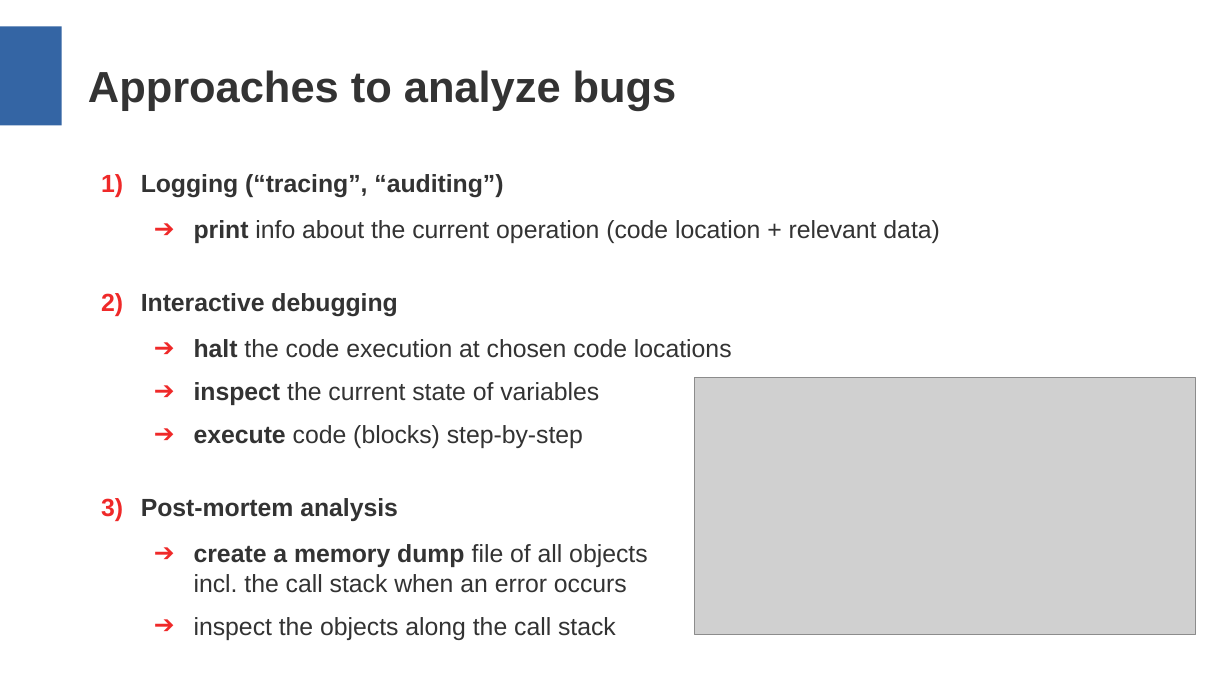
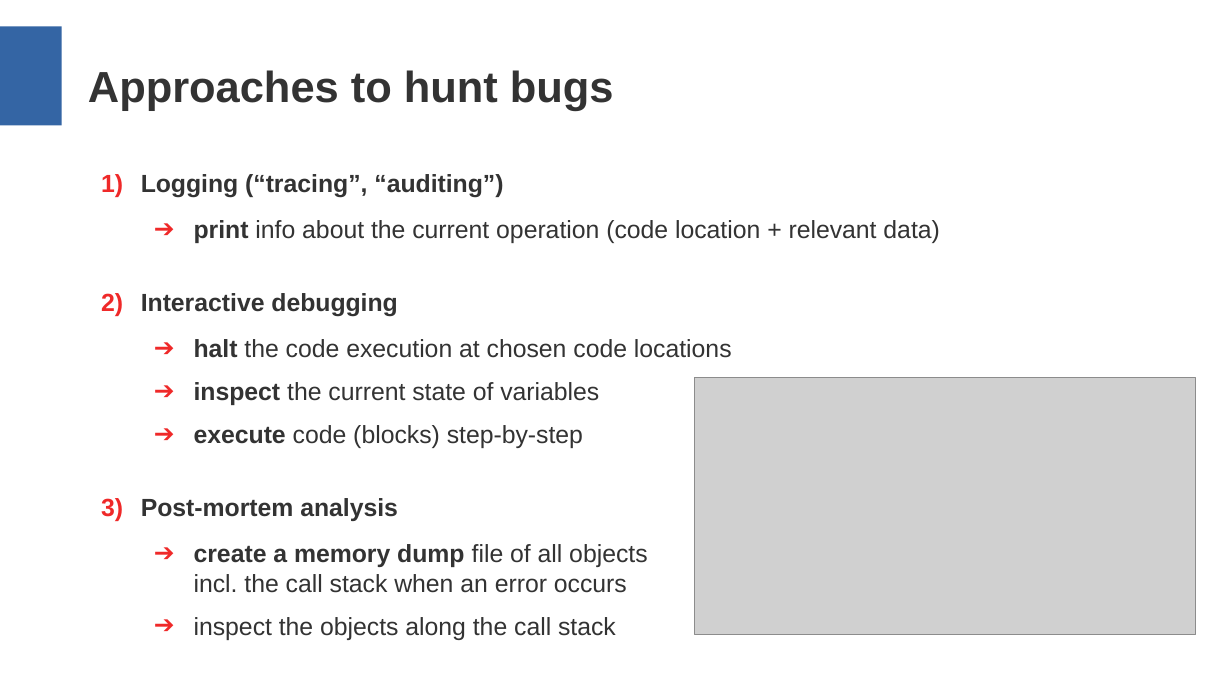
Before and after one commit to aryoda/R_shiny_post_mortem_analysis_training, a slide deck: slide 6 of Training slides.odp (slide 5 before the commit). Drawn at 1232x693 pixels with LibreOffice and Linux fonts; fonts in the diff are those of the drawing; grey boxes stand for pictures. Boxes give left, top, right and bottom in pixels: in the first picture for what was removed or moved away, otherwise in the second. Text is boxed around its words. In the diff, an @@ line names an element or a change of style, - is before the commit and + after.

```diff
--- a/Training slides.odp
+++ b/Training slides.odp
@@ title at [88,70,614,111]: text changed @@
-Approaches to analyze bugs
+Approaches to hunt bugs
```
Also in this commit, not shown: 3 other slides changed, 4 slides added.
